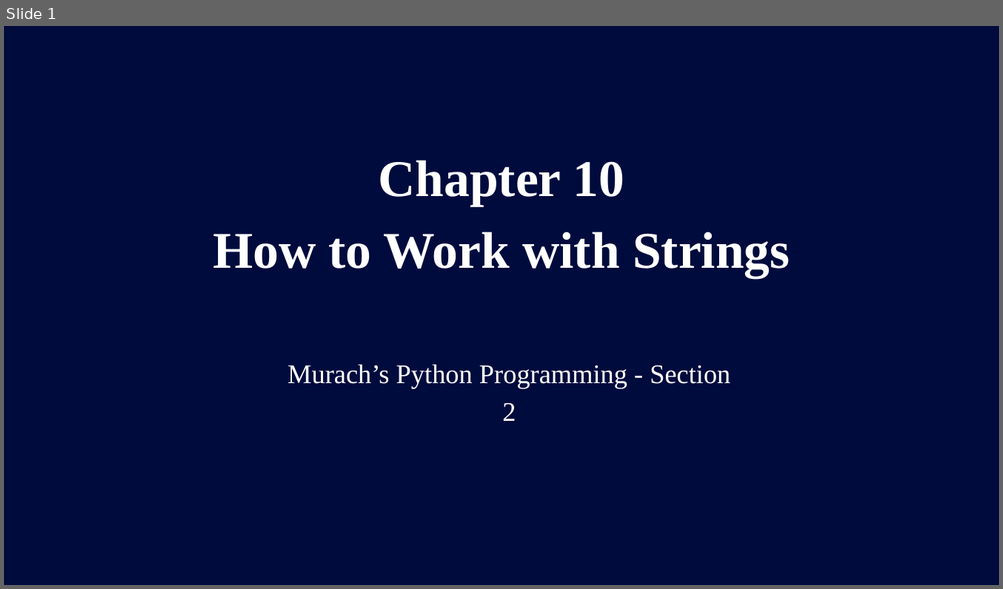
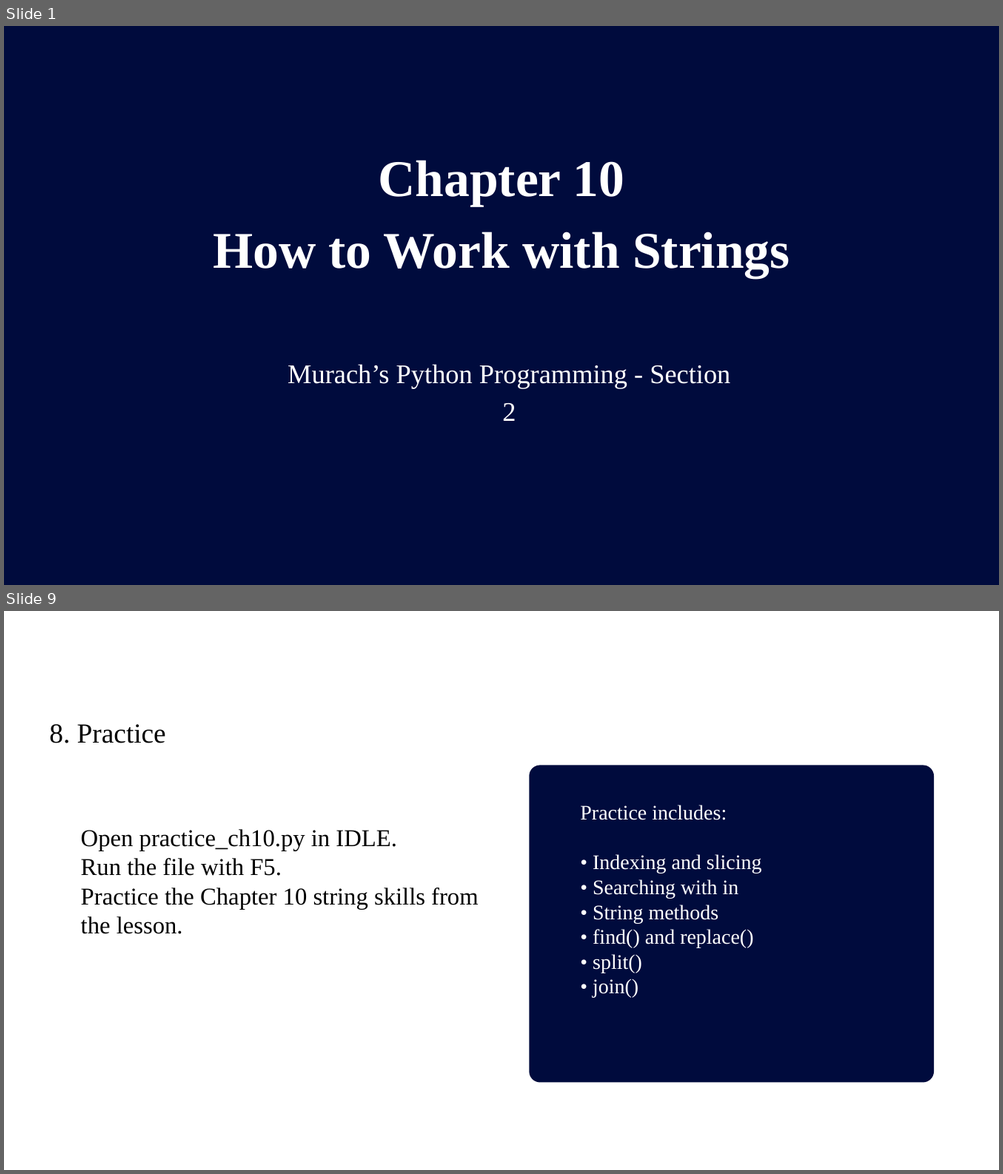
Before and after one commit to Wendy-Chen56/murachs_python_section_2, a slide deck: slides/chapter_10_How_to_Work_with_Strings.pptx. Shown one above the other, each under a label of ours: slide 1 before the commit, slides 1 and 9 after it; the slides between them are not shown. The pictures are 1003x589 and 1003x1174 pixels, drawn with LibreOffice and Linux fonts; fonts in the diff are those of the drawing. Boxes give left, top, right and bottom in pixels: in the first picture for what was removed or moved away, otherwise in the second. Text is boxed around its words. In the diff, an @@ line names an element or a change of style, - is before the commit and + after.

Commit message:
Update Chapter 10 lesson and slides

```diff
--- a/slides/chapter_10_How_to_Work_with_Strings.pptx
+++ b/slides/chapter_10_How_to_Work_with_Strings.pptx
@@ slide 9 added at [4,611,999,1170], background #FFFFFF @@
@@ text added at [49,724,166,743], 40 pt, text #000000 @@
+8. Practice
@@ freeform shape added at [529,765,934,1082], fill #000B3D @@
@@ text added at [580,805,762,998], 30 pt, text #FFFFFF @@
+Practice includes:
+• Indexing and slicing
+• Searching with in
+• String methods
+• find() and replace()
+• split()
+• join()
@@ text added at [81,829,478,934], 35 pt, text #000000 @@
+Open practice_ch10.py in IDLE.
+Run the file with F5.
+Practice the Chapter 10 string skills from the lesson.
```
Also in this commit, not shown: 7 slides changed, 1 other slide added, 1 other file.
